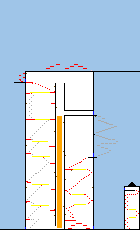
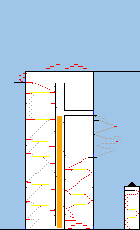
The second 140x230 image is a revision of the first. Changes to its layers:
painted on "level7.png" over (x1=94, y1=120, x2=121, y2=152)
